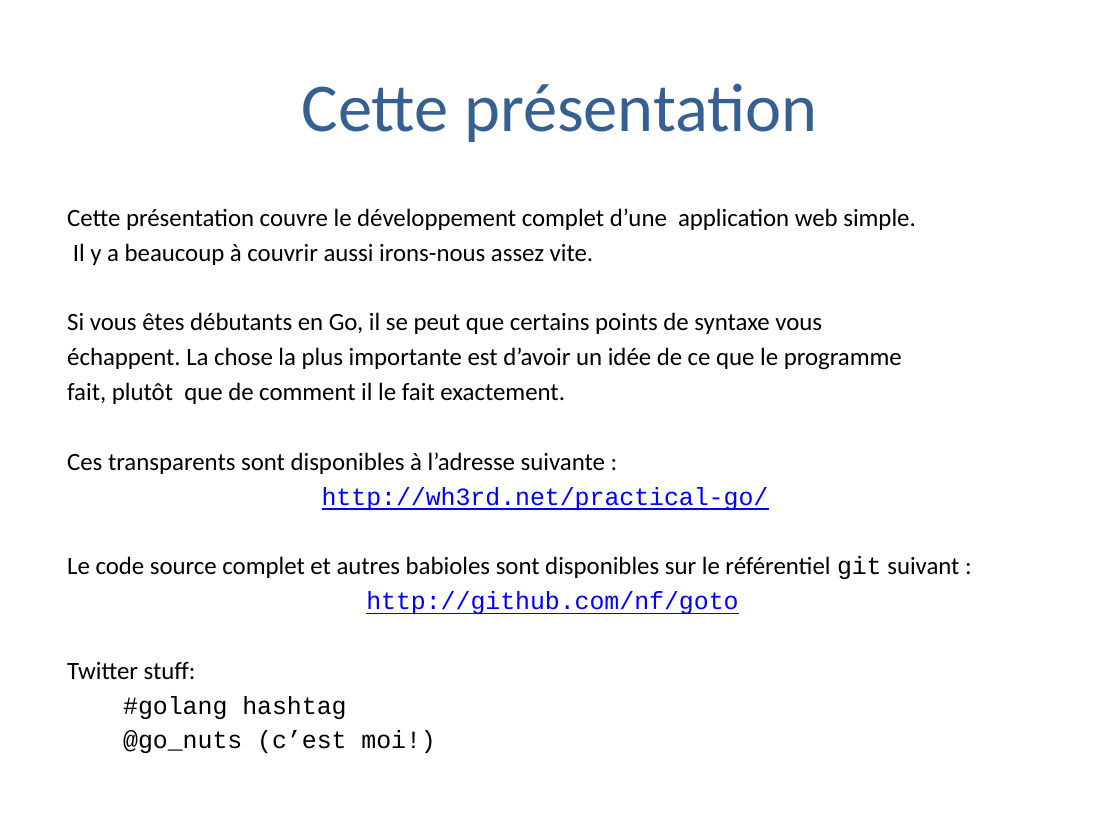
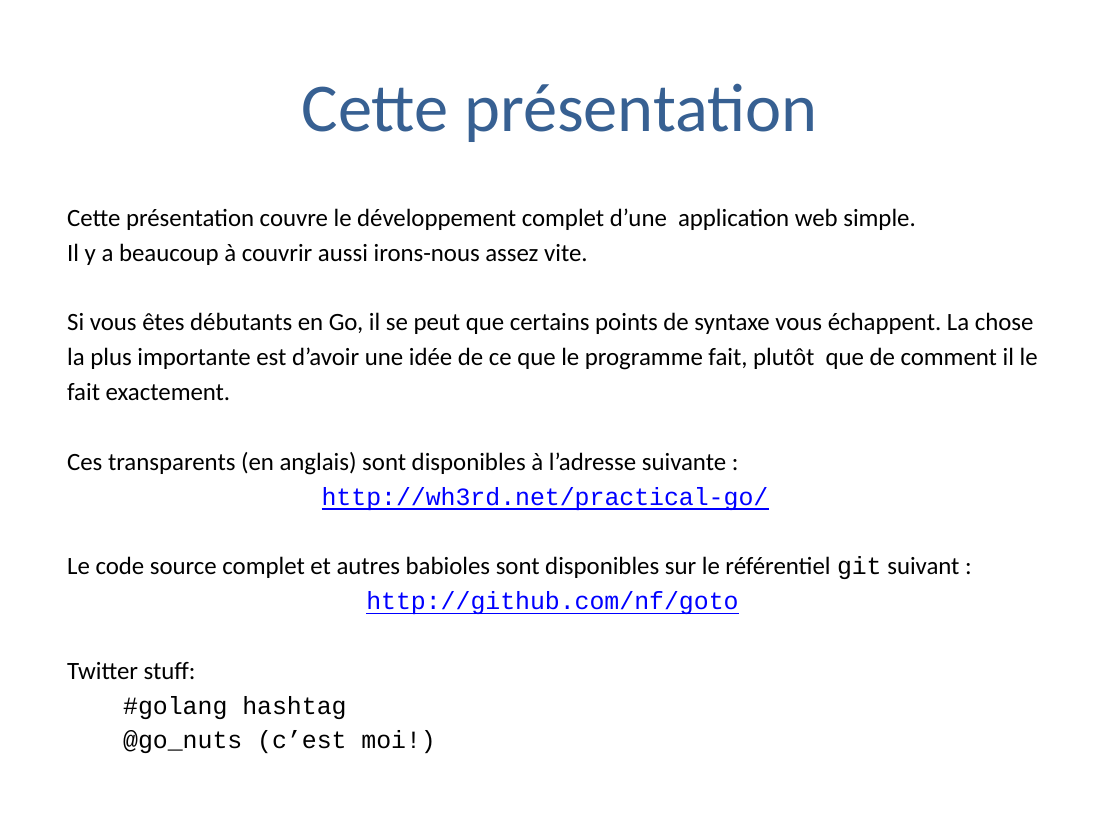
Before and after one commit to trash-anger/golang-france, a slide deck: slide 3 of Go-documentation/cours-general/Pratique de la programmation en go.pptx. Drawn at 1120x840 pixels with LibreOffice and Linux fonts; fonts in the diff are those of the drawing; background and template pictures are left out. Boxes give left, top, right and bottom in pixels: in the first picture for what was removed or moved away, otherwise in the second. Text is boxed around its words. In the diff, an @@ line names an element or a change of style, - is before the commit and + after.

```diff
--- a/Go-documentation/cours-general/Pratique de la programmation en go.pptx
+++ b/Go-documentation/cours-general/Pratique de la programmation en go.pptx
@@ text at bbox=[67, 312, 1038, 475]: text changed @@
-Si vous êtes débutants en Go, il se peut que certains points de syntaxe vous
-échappent. La chose la plus importante est d’avoir un idée de ce que le programme
-fait, plutôt que de comment il le fait exactement.
-Ces transparents sont disponibles à l’adresse suivante :
+Si vous êtes débutants en Go, il se peut que certains points de syntaxe vous échappent. La chose
+la plus importante est d’avoir une idée de ce que le programme fait, plutôt que de comment il le
+fait exactement.
+Ces transparents (en anglais) sont disponibles à l’adresse suivante :
```
Also in this commit, not shown: 35 other slides changed, 1 other file.
